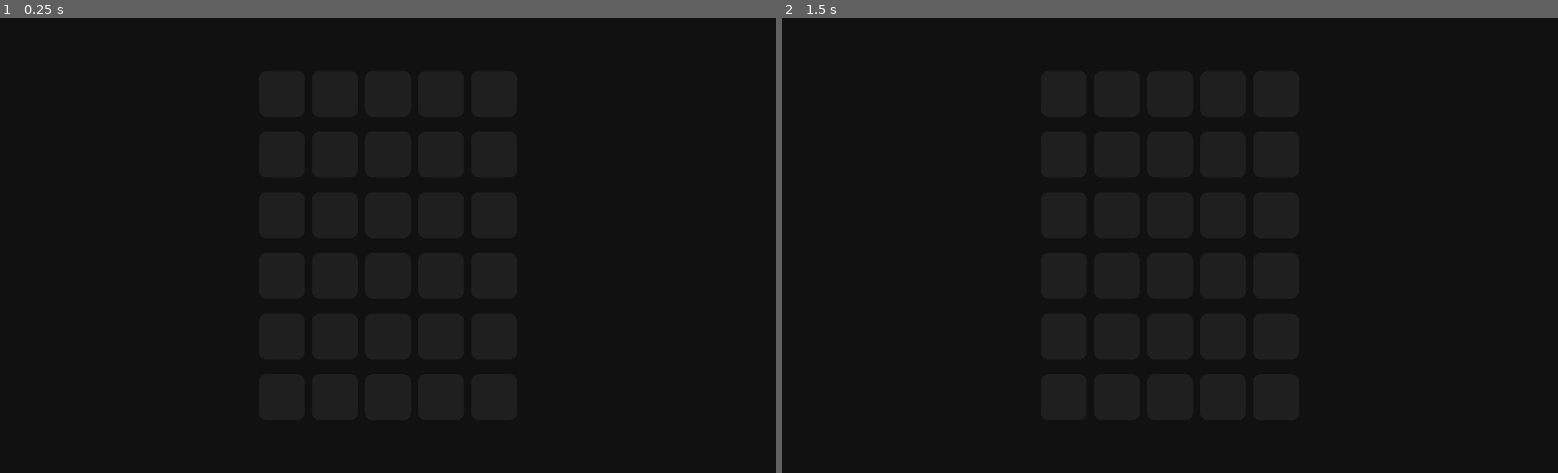
Above: before the commit, frames 1-2 (left to right).
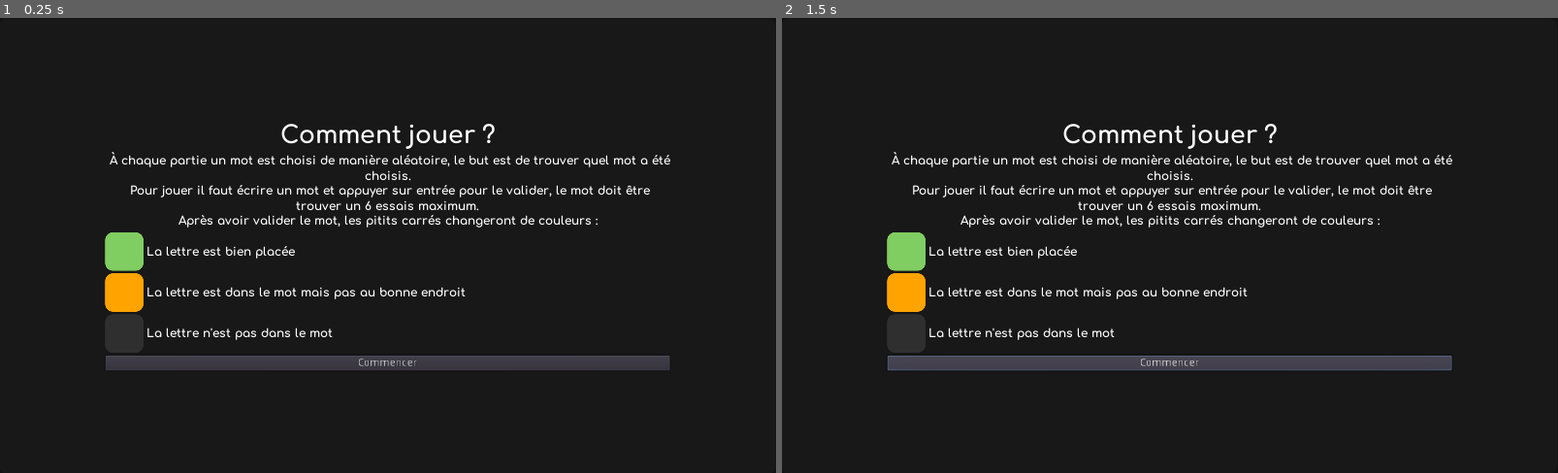
Above: after the commit, the same moments.

Repository: Pinguee/wordle
Game: Godot game, scene res://Scenes/Main.tscn
Same seed, same stepped clock (60 frames per second), same inputs: the game is played once before the commit and once after it.
Inputs (mouse positions are in pixels of both pictures, inside the frame that each line leads up to):
- Up to frame 1 (0.25 s): no input
- Up to frame 2 (1.5 s): click (1170, 363) at 0.5 s, where only the run after the commit has a clickable "Commencer"; click (1170, 363) at 1.25 s, where only the run after the commit has a clickable "Commencer"

The runs differ from the first frame. In frame 1, 6.6% of the frame differs, in the area x 13-87%, y 23-78%; in frame 2, 6.7%.
Error after the commit: Attempt to call function 'connect' in base 'null instance' on a null instance. (res://Scenes/Scripts/Main.gd:15)

Commit message:
Added begin scene

Diff:
--- /dev/null
+++ b/Resources/text_font.tres
@@ -0,0 +1,6 @@
+[gd_resource type="DynamicFont" load_steps=2 format=2]
+
+[ext_resource path="res://Resources/Comfortaa-Bold.ttf" type="DynamicFontData" id=1]
+
+[resource]
+font_data = ExtResource( 1 )
--- /dev/null
+++ b/Scenes/Begin.tscn
@@ -0,0 +1,158 @@
+[gd_scene load_steps=6 format=2]
+
+[ext_resource path="res://Resources/ui_panel.tres" type="StyleBox" id=1]
+[ext_resource path="res://Resources/Comfortaa-Bold.ttf" type="DynamicFontData" id=2]
+[ext_resource path="res://Resources/ui_square.tres" type="StyleBox" id=3]
+[ext_resource path="res://Resources/text_font.tres" type="DynamicFont" id=4]
+
+[sub_resource type="DynamicFont" id=1]
+size = 32
+font_data = ExtResource( 2 )
+
+[node name="Control" type="Control"]
+anchor_right = 1.0
+anchor_bottom = 1.0
+__meta__ = {
+"_edit_use_anchors_": false
+}
+
+[node name="Background" type="Panel" parent="."]
+anchor_right = 1.0
+anchor_bottom = 1.0
+margin_left = -0.637451
+margin_top = 0.637451
+margin_right = -0.637451
+margin_bottom = 0.637451
+custom_styles/panel = ExtResource( 1 )
+__meta__ = {
+"_edit_use_anchors_": false
+}
+
+[node name="All" type="VBoxContainer" parent="Background"]
+anchor_left = 0.5
+anchor_top = 0.5
+anchor_right = 0.5
+anchor_bottom = 0.5
+margin_left = -372.5
+margin_top = -219.5
+margin_right = 372.5
+margin_bottom = 219.5
+alignment = 1
+__meta__ = {
+"_edit_use_anchors_": false
+}
+
+[node name="Rules" type="VBoxContainer" parent="Background/All"]
+margin_top = 52.0
+margin_right = 745.0
+margin_bottom = 362.0
+
+[node name="Titre" type="Label" parent="Background/All/Rules"]
+margin_right = 745.0
+margin_bottom = 40.0
+custom_fonts/font = SubResource( 1 )
+text = "Comment jouer ?"
+align = 1
+valign = 1
+
+[node name="Text" type="Label" parent="Background/All/Rules"]
+margin_top = 41.0
+margin_right = 745.0
+margin_bottom = 148.0
+custom_fonts/font = ExtResource( 4 )
+text = "À chaque partie un mot est choisi de manière aléatoire, le but est de trouver quel mot a été choisis.
+Pour jouer il faut écrire un mot et appuyer sur entrée pour le valider, le mot doit être trouver un 6 essais maximum.
+Après avoir valider le mot, les pitits carrés changeront de couleurs :"
+align = 1
+valign = 1
+autowrap = true
+__meta__ = {
+"_edit_use_anchors_": false
+}
+
+[node name="Found" type="HBoxContainer" parent="Background/All/Rules"]
+margin_top = 152.0
+margin_right = 745.0
+margin_bottom = 202.0
+__meta__ = {
+"_edit_use_anchors_": false
+}
+
+[node name="Panel" type="Panel" parent="Background/All/Rules/Found"]
+self_modulate = Color( 0.501961, 0.803922, 0.380392, 1 )
+margin_right = 50.0
+margin_bottom = 50.0
+rect_min_size = Vector2( 50, 50 )
+custom_styles/panel = ExtResource( 3 )
+
+[node name="Label" type="Label" parent="Background/All/Rules/Found"]
+margin_left = 54.0
+margin_top = 15.0
+margin_right = 259.0
+margin_bottom = 34.0
+custom_fonts/font = ExtResource( 4 )
+text = "La lettre est bien placée"
+__meta__ = {
+"_edit_use_anchors_": false
+}
+
+[node name="InWord" type="HBoxContainer" parent="Background/All/Rules"]
+margin_top = 206.0
+margin_right = 745.0
+margin_bottom = 256.0
+__meta__ = {
+"_edit_use_anchors_": false
+}
+
+[node name="Panel" type="Panel" parent="Background/All/Rules/InWord"]
+self_modulate = Color( 1, 0.639216, 0, 1 )
+margin_right = 50.0
+margin_bottom = 50.0
+rect_min_size = Vector2( 50, 50 )
+custom_styles/panel = ExtResource( 3 )
+
+[node name="Label" type="Label" parent="Background/All/Rules/InWord"]
+margin_left = 54.0
+margin_top = 15.0
+margin_right = 493.0
+margin_bottom = 34.0
+custom_fonts/font = ExtResource( 4 )
+text = "La lettre est dans le mot mais pas au bonne endroit"
+__meta__ = {
+"_edit_use_anchors_": false
+}
+
+[node name="NotInWord" type="HBoxContainer" parent="Background/All/Rules"]
+margin_top = 260.0
+margin_right = 745.0
+margin_bottom = 310.0
+__meta__ = {
+"_edit_use_anchors_": false
+}
+
+[node name="Panel" type="Panel" parent="Background/All/Rules/NotInWord"]
+self_modulate = Color( 0.184314, 0.184314, 0.184314, 1 )
+margin_right = 50.0
+margin_bottom = 50.0
+rect_min_size = Vector2( 50, 50 )
+custom_styles/panel = ExtResource( 3 )
+
+[node name="Label" type="Label" parent="Background/All/Rules/NotInWord"]
+margin_left = 54.0
+margin_top = 15.0
+margin_right = 314.0
+margin_bottom = 34.0
+custom_fonts/font = ExtResource( 4 )
+text = "La lettre n'est pas dans le mot "
+__meta__ = {
+"_edit_use_anchors_": false
+}
+
+[node name="Button" type="Button" parent="Background/All"]
+margin_top = 400.0
+margin_right = 500.0
+margin_bottom = 420.0
+text = "Commencer"
+__meta__ = {
+"_edit_use_anchors_": false
+}
--- a/Scenes/End.tscn
+++ b/Scenes/End.tscn
@@ -18,22 +18,22 @@
 
 }"
 
-[sub_resource type="ShaderMaterial" id=4]
-shader = SubResource( 3 )
+[sub_resource type="ShaderMaterial" id=1]
+shader = SubResource( 5 )
 
-[sub_resource type="DynamicFont" id=1]
+[sub_resource type="DynamicFont" id=2]
 size = 32
 font_data = ExtResource( 1 )
 
-[sub_resource type="DynamicFont" id=2]
-font_data = ExtResource( 1 )
-
-[sub_resource type="StyleBoxFlat" id=5]
+[sub_resource type="StyleBoxFlat" id=3]
 bg_color = Color( 0.589844, 0.589844, 0.589844, 0.5 )
 corner_radius_top_left = 10
 corner_radius_top_right = 10
 corner_radius_bottom_right = 10
 corner_radius_bottom_left = 10
+
+[sub_resource type="DynamicFont" id=4]
+font_data = ExtResource( 1 )
 
 [node name="EndScreen" type="Control"]
 anchor_right = 1.0
@@ -66,8 +66,8 @@
 [node name="VBoxContainer" type="VBoxContainer" parent="Background"]
 anchor_right = 1.0
 anchor_bottom = 1.0
-margin_top = 50.0
-margin_bottom = -50.0
+margin_top = 28.5
+margin_bottom = -28.5
 grow_horizontal = 2
 grow_vertical = 2
 custom_constants/separation = 31
@@ -93,9 +93,9 @@
 rect_min_size = Vector2( 200, 50 )
 mouse_default_cursor_shape = 2
 size_flags_horizontal = 4
-custom_fonts/font = SubResource( 2 )
-custom_styles/hover = SubResource( 5 )
+custom_styles/hover = SubResource( 3 )
 custom_styles/normal = ExtResource( 3 )
+custom_fonts/font = SubResource( 4 )
 action_mode = 0
 text = "Nouvelle Partie"
 __meta__ = {
--- a/Scenes/Main.tscn
+++ b/Scenes/Main.tscn
@@ -1,8 +1,9 @@
-[gd_scene load_steps=4 format=2]
+[gd_scene load_steps=5 format=2]
 
 [ext_resource path="res://Scenes/Row.tscn" type="PackedScene" id=1]
 [ext_resource path="res://Scenes/Scripts/Main.gd" type="Script" id=2]
 [ext_resource path="res://Scenes/End.tscn" type="PackedScene" id=3]
+[ext_resource path="res://Scenes/Begin.tscn" type="PackedScene" id=4]
 
 [node name="Main" type="Node"]
 script = ExtResource( 2 )
@@ -92,3 +93,5 @@
 
 [node name="End" parent="." instance=ExtResource( 3 )]
 visible = false
+
+[node name="Begin" parent="." instance=ExtResource( 4 )]
--- a/Scenes/Scripts/Main.gd
+++ b/Scenes/Scripts/Main.gd
@@ -12,9 +12,10 @@
 
 func _ready():
 	$End/Background/VBoxContainer/Button.connect("pressed", self, "new_game")
+	$Begin/Background/Button.connect("pressed", self, "new_game")
 	wordlist = load_file_lines("res://Resources/wordlist.txt")
 	dictionary = load_file_lines("res://Resources/dictionary.txt")
-	new_game()
+	$Begin.show()
 
 func _input(event : InputEvent):
 	if event is InputEventKey and event.is_pressed():
@@ -61,7 +62,7 @@
 		for i in range(len(word)):
 			if buffer[i] in chars and matches[i] == Square.NOT_IN_WORD:
 				matches[i] = Square.IN_WORD
-				chars.erase(buffer[i].to_lower())
+				chars.erase(buffer[i])
 		rows.pop_front().validate_row(matches, buffer)
 	else:
 		# Last word, wrong letters
@@ -86,6 +87,7 @@
 	return lines_array
 
 func new_game():
+	$Begin.hide()
 	$End.hide()
 	randomize()
 	if wordlist.size():
Not shown: 3 places in Scenes/End.tscn that only renumber resources
